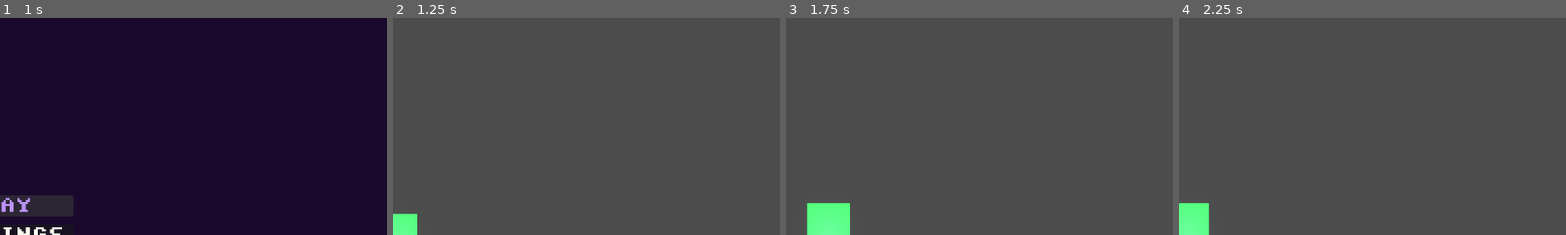
Above: before the commit, frames 1-4 (left to right).
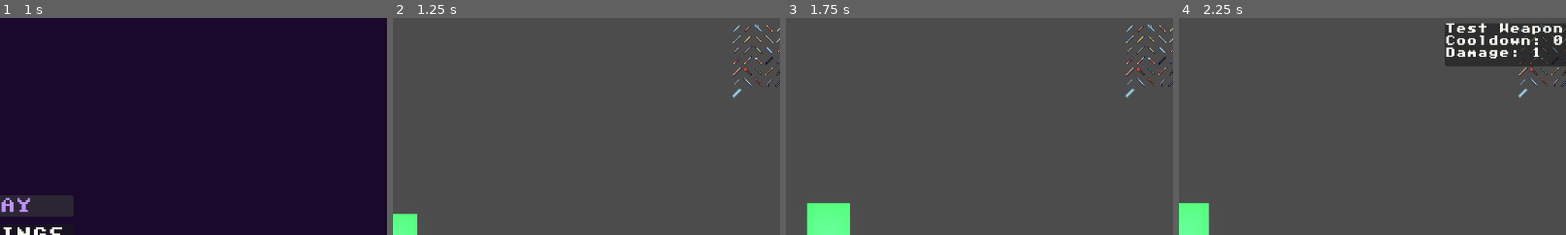
Above: after the commit, the same moments.

Repository: WMsans/top-down-rogue
Game: Godot game, scene res://scenes/ui/main_menu.tscn
Same seed, same stepped clock (60 frames per second), same inputs: the game is played once before the commit and once after it.
Inputs (mouse positions are % of the whole screen's width and height, from its top left):
- Up to frame 1 (1 s): click "PLAY" at 0.5 s
- Up to frame 2 (1.25 s): no input
- Up to frame 3 (1.75 s): tap Enter at 1.25 s; move the mouse to (72, 45) at 1.27 s; hold D (move_right) from 1.28 s (still down); tap Z at 1.35 s; click (72, 45) at 1.42 s
- Up to frame 4 (2.25 s): release D (move_right) at 2 s; click (99, 10) at 2.02 s
The pictures show only the part of the screen within x 50-100%, y 0-50%; the shares and areas given below are measured in that part.

Frame 1 is identical in both runs. In frame 2, 0.6% of the frame differs, in the area x 87-100%, y 2-38%; in frame 3, 0.6%; in frame 4, 6.0%, in the area x 68-100%, y 2-38%.
Error in both runs: Cannot call method 'shader_create_from_spirv' on a null value. (res://src/core/compute_device.gd:28)

Commit message:
feat: wire WeaponButton and WeaponPopup into game scene

Diff:
--- a/scenes/game.tscn
+++ b/scenes/game.tscn
@@ -10,6 +10,8 @@
 [ext_resource type="PackedScene" uid="uid://dc5am8wxl3knp" path="res://scenes/ui/pause_menu.tscn" id="9"]
 [ext_resource type="PackedScene" uid="uid://bwg73brg2igl1" path="res://scenes/ui/health_ui.tscn" id="10"]
 [ext_resource type="PackedScene" path="res://scenes/ui/death_screen.tscn" id="11"]
+[ext_resource type="PackedScene" uid="uid://bq5fx8kwbtn7r" path="res://scenes/ui/weapon_popup.tscn" id="12"]
+[ext_resource type="PackedScene" uid="uid://bq3fx8kwbtn7q" path="res://scenes/ui/weapon_button.tscn" id="13"]
 
 [sub_resource type="Environment" id="Environment_o6xl0"]
 background_mode = 3
@@ -55,3 +57,8 @@
 
 [node name="DeathScreen" parent="." unique_id=2131573664 instance=ExtResource("11")]
 visible = false
+
+[node name="WeaponPopup" parent="." instance=ExtResource("12")]
+
+[node name="WeaponButton" parent="." instance=ExtResource("13")]
+weapon_popup = NodePath("../WeaponPopup")
